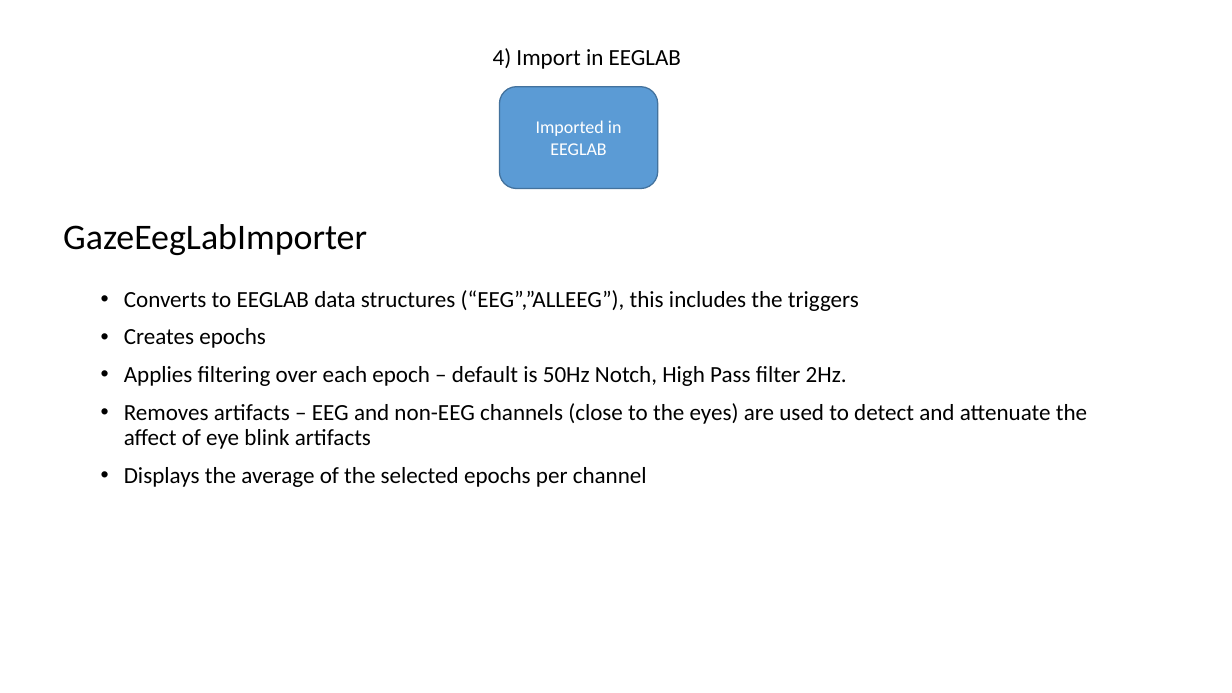
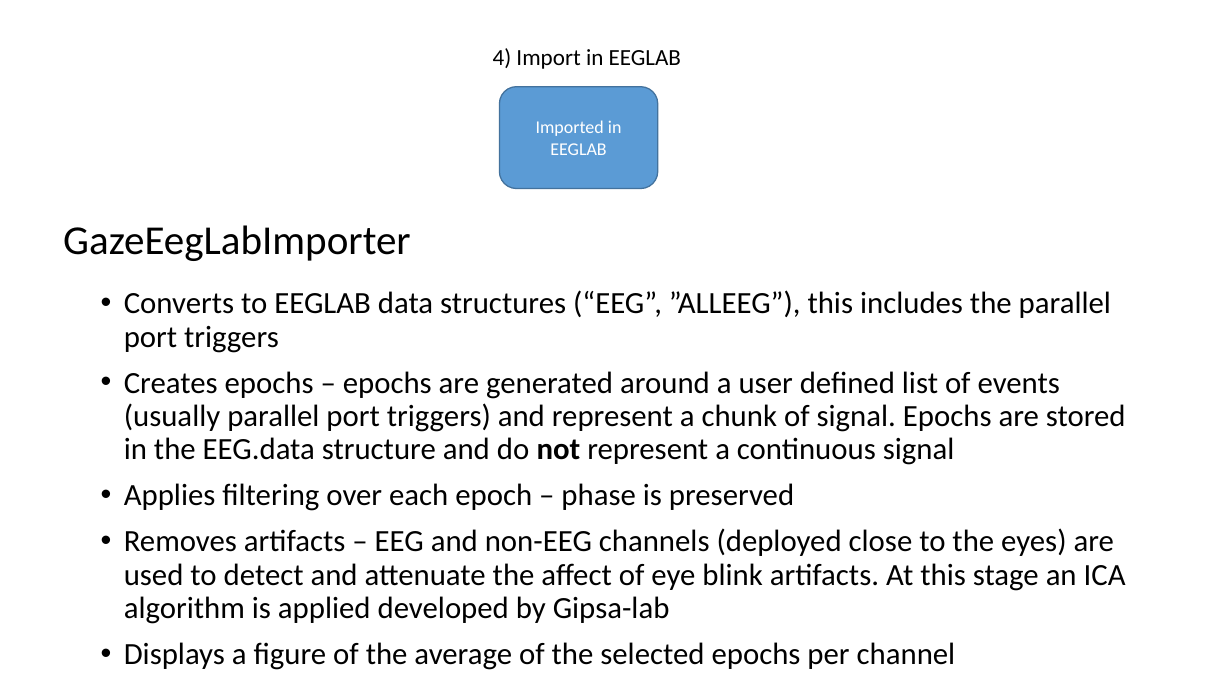
Before and after one commit to sssandyad/adastra, a slide deck: slide 3 of src_matlab/GazeEegLabImporter/docs/GazeEegLabImporter.pptx. Drawn at 1232x693 pixels with LibreOffice and Linux fonts; fonts in the diff are those of the drawing. Boxes give left, top, right and bottom in pixels: in the first picture for what was removed or moved away, otherwise in the second. Text is boxed around its words. In the diff, an @@ line names an element or a change of style, - is before the commit and + after.

```diff
--- a/src_matlab/GazeEegLabImporter/docs/GazeEegLabImporter.pptx
+++ b/src_matlab/GazeEegLabImporter/docs/GazeEegLabImporter.pptx
@@ text "GazeEegLabImporter" at bbox=[63, 225, 411, 261]: size 28 to 32 pt @@
@@ text at bbox=[124, 290, 1126, 670]: text changed; size 18 to 24 pt @@
-• Converts to EEGLAB data structures (“EEG”,”ALLEEG”), this includes the triggers
-• Creates epochs
-• Applies filtering over each epoch – default is 50Hz Notch, High Pass filter 2Hz.
-• Removes artifacts – EEG and non-EEG channels (close to the eyes) are used to detect and attenuate the affect of eye blink artifacts
-• Displays the average of the selected epochs per channel
+• Converts to EEGLAB data structures (“EEG”, ”ALLEEG”), this includes the parallel port triggers
+• Creates epochs – epochs are generated around a user defined list of events (usually parallel port triggers) and represent a chunk of signal. Epochs are stored in the EEG.data structure and do not represent a continuous signal
+• Applies filtering over each epoch – phase is preserved
+• Removes artifacts – EEG and non-EEG channels (deployed close to the eyes) are used to detect and attenuate the affect of eye blink artifacts. At this stage an ICA algorithm is applied developed by Gipsa-lab
+• Displays a figure of the average of the selected epochs per channel
```
Also in this commit, not shown: 2 other slides changed, 2 slides added, 2 other files.
